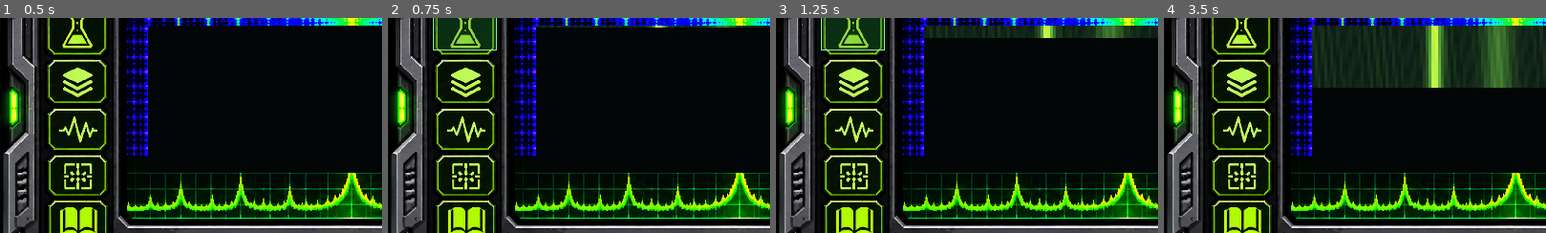
Above: before the commit, frames 1-4 (left to right).
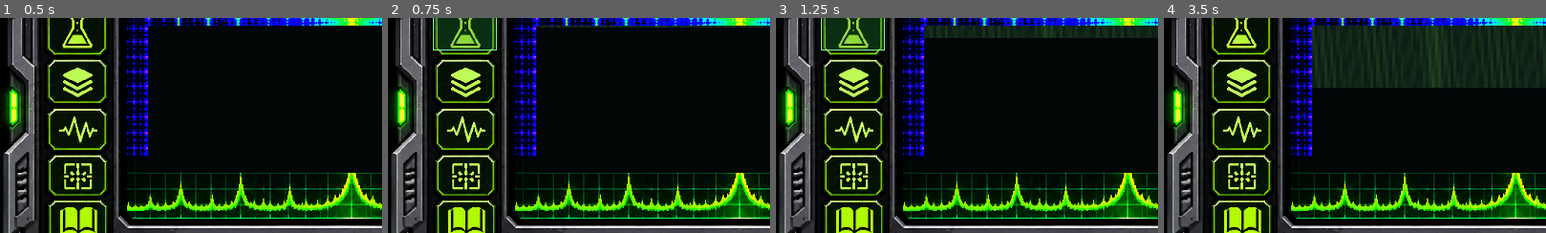
Above: after the commit, the same moments.

Repository: nuentoter/dead-air
Game: Godot game, scene res://scenes/main.tscn
Two runs of this game, one before a commit and one after it. Both use one fixed random seed, a clock stepped at 60 frames per second and the inputs below.
Inputs (mouse positions are % of the whole screen's width and height, from its top left):
- Up to frame 1 (0.5 s): no input
- Up to frame 2 (0.75 s): click (10, 27) at 0.5 s
- Up to frame 3 (1.25 s): no input
- Up to frame 4 (3.5 s): click (10, 39) at 1.25 s; click (40, 32) at 2.02 s; type "Alex" at 2.1 s; click "ILLUSTRATED RECEIVER" at 2.75 s
The pictures show only the part of the screen within x 0-50%, y 25-75%; the shares and areas given below are measured in that part.

Frame 1 is identical in both runs. In frame 2, 0.1% of the frame differs, in the area x 68-91%, y 3-5%; in frame 3, 0.7%; in frame 4, 3.5%, in the area x 68-91%, y 3-33%.

Commit message:
Gate waterfall peaks by authored signal strength instead of constant carrier

Diff:
--- a/scripts/receiver_waterfall.gd
+++ b/scripts/receiver_waterfall.gd
@@ -5,6 +5,8 @@
 var powered := false
 var frozen := false
 var elapsed := 0.0
+var signal_strength := 0.0
+var signal_offset := 0.0
 var rows: Array[PackedFloat32Array] = []
 const COLS := 128
 const ROWS := 68
@@ -29,9 +31,10 @@
 		var x := float(i) / float(COLS - 1)
 		var noise := 0.06 + 0.11 * absf(sin(float(i) * 7.39 + t * 0.77) * cos(float(i) * 1.87 - t))
 		var center := 0.5 + 0.19 * sin(frequency_mhz * 1.713)
-		var narrow := exp(-pow((x - center) / 0.018, 2.0))
+		var narrow := exp(-pow((x - center) / 0.018, 2.0)) * (0.08 + 0.92 * signal_strength)
+		var event_peak := exp(-pow((x - (0.5 + signal_offset)) / 0.012, 2.0)) * signal_strength
 		var side := exp(-pow((x - (center + 0.16)) / 0.035, 2.0)) * 0.35
-		row[i] = clampf(noise + narrow * 0.83 + side, 0.0, 1.0)
+		row[i] = clampf(noise + narrow * 0.83 + side * signal_strength + event_peak * 0.65, 0.0, 1.0)
 	rows.push_front(row)
 	if rows.size() > ROWS:
 		rows.pop_back()
